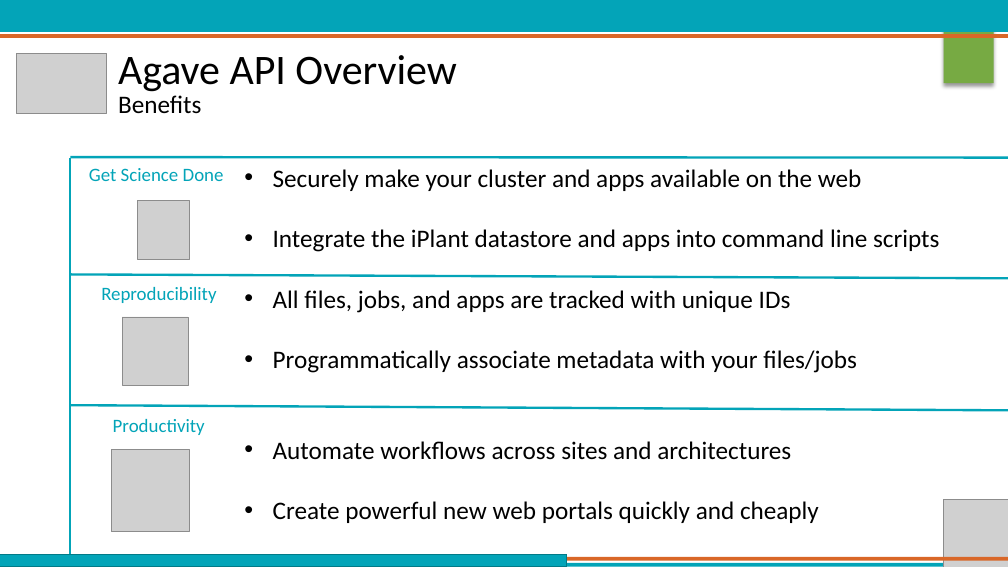
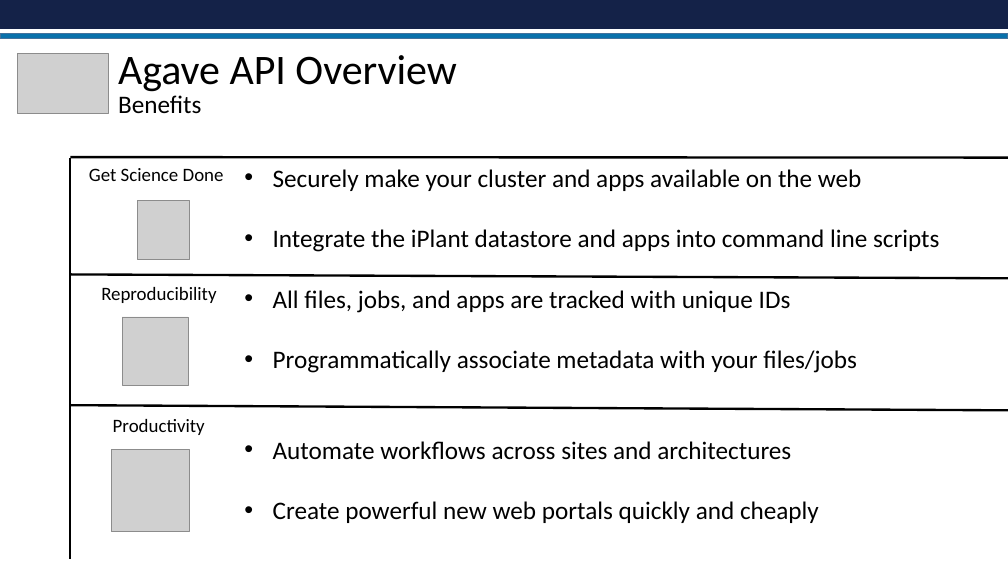
Before and after one commit to johnfonner/AKES2016, a slide deck: slide 6 of Science_APIs.pptx. Drawn at 1008x567 pixels with LibreOffice and Linux fonts; fonts in the diff are those of the drawing; grey boxes stand for pictures; background and template pictures are left out. Boxes give left, top, right and bottom in pixels: in the first picture for what was removed or moved away, otherwise in the second. Text is boxed around its words. In the diff, an @@ line names an element or a change of style, - is before the commit and + after.

```diff
--- a/Science_APIs.pptx
+++ b/Science_APIs.pptx
@@ rectangle removed at (0, 0, 1008, 32) @@
@@ rectangle added at (0, 0, 1008, 29), fill #142248 @@
@@ rectangle removed at (944, 16, 994, 83) @@
@@ rectangle removed at (0, 34, 1008, 38) @@
@@ rectangle added at (0, 34, 1008, 39), fill #0971AB, outline #43739E 1 pt @@
@@ line (70, 157) - (70, 560): stroke #03A4B8 2.25 pt to #000000 2.25 pt @@
@@ line (70, 157) - (1008, 157): stroke #03A4B8 2.25 pt to #000000 2.25 pt @@
@@ text colour #03A4B8 to #000000 in 3 elements at (101, 287, 216, 303), (113, 419, 205, 435), (89, 168, 224, 181) @@
@@ line (71, 274) - (1008, 278): stroke #03A4B8 2.25 pt to #000000 2.25 pt @@
@@ line (71, 405) - (1008, 411): stroke #03A4B8 2.25 pt to #000000 2.25 pt @@
@@ picture removed at (944, 499, 1008, 567) @@
@@ rectangle removed at (0, 563, 1008, 567) @@
@@ rectangle removed at (0, 557, 1008, 560) @@
@@ rectangle removed at (0, 554, 567, 567) @@
```
Also in this commit, not shown: 7 other slides changed, 3 slides added, 3 slides removed, 5 other files.
